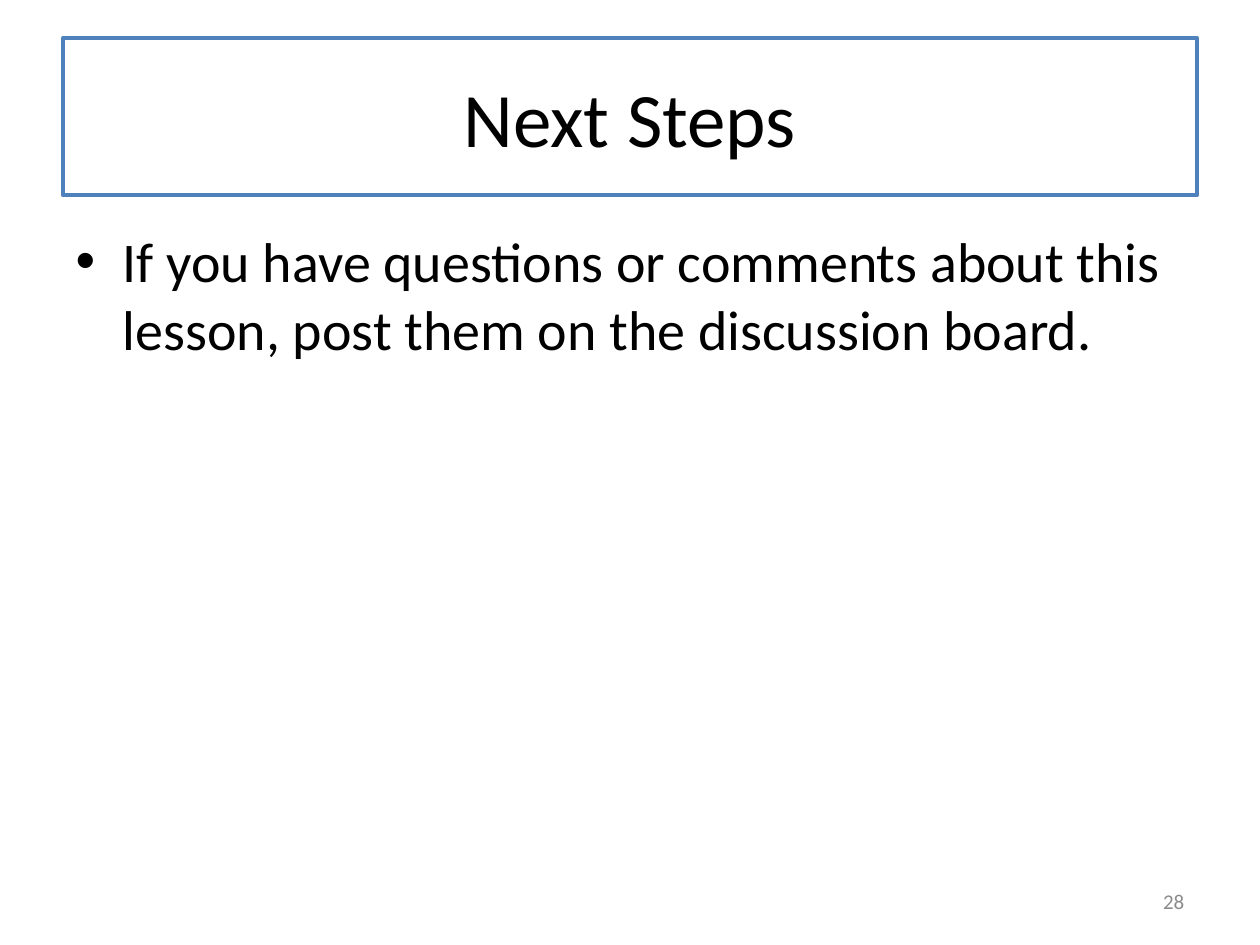
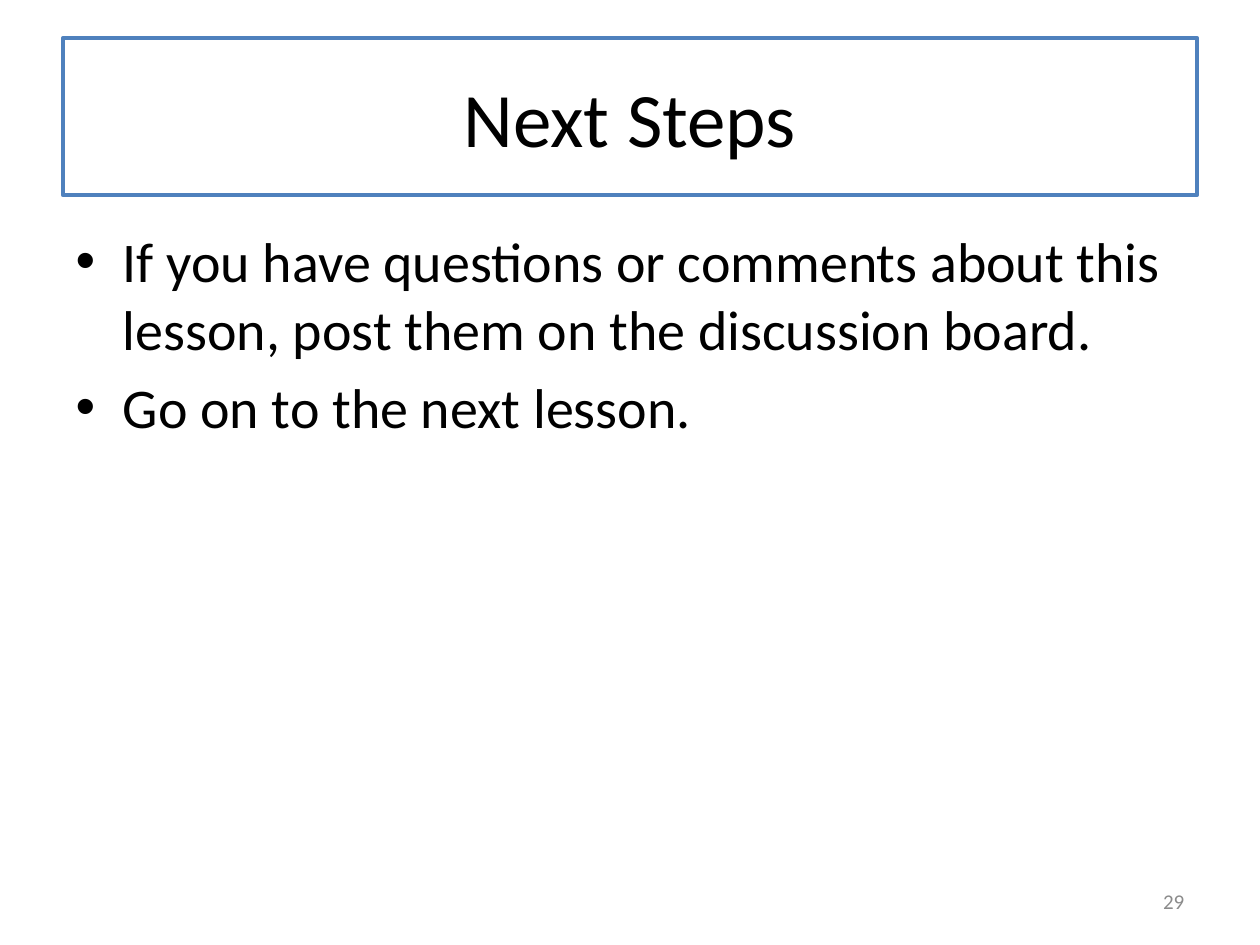
Before and after one commit to mwand/cs5010f17, a slide deck: slide 29 of Slides/Lesson 3.1 Working with images and scenes.pptx (slide 28 before the commit). Drawn at 1260x945 pixels with LibreOffice and Linux fonts; fonts in the diff are those of the drawing. Boxes give left, top, right and bottom in pixels: in the first picture for what was removed or moved away, otherwise in the second. Text is boxed around its words. In the diff, an @@ line names an element or a change of style, - is before the commit and + after.

```diff
--- a/Slides/Lesson 3.1 Working with images and scenes.pptx
+++ b/Slides/Lesson 3.1 Working with images and scenes.pptx
@@ text at [123, 389, 690, 429]: paragraph added @@
+• Go on to the next lesson.
@@ page number at [1163, 895, 1184, 909]: text changed @@
-28
+29
```
Also in this commit, not shown: 9 other slides changed, 2 slides added, 1 slide removed, 21 other files.
